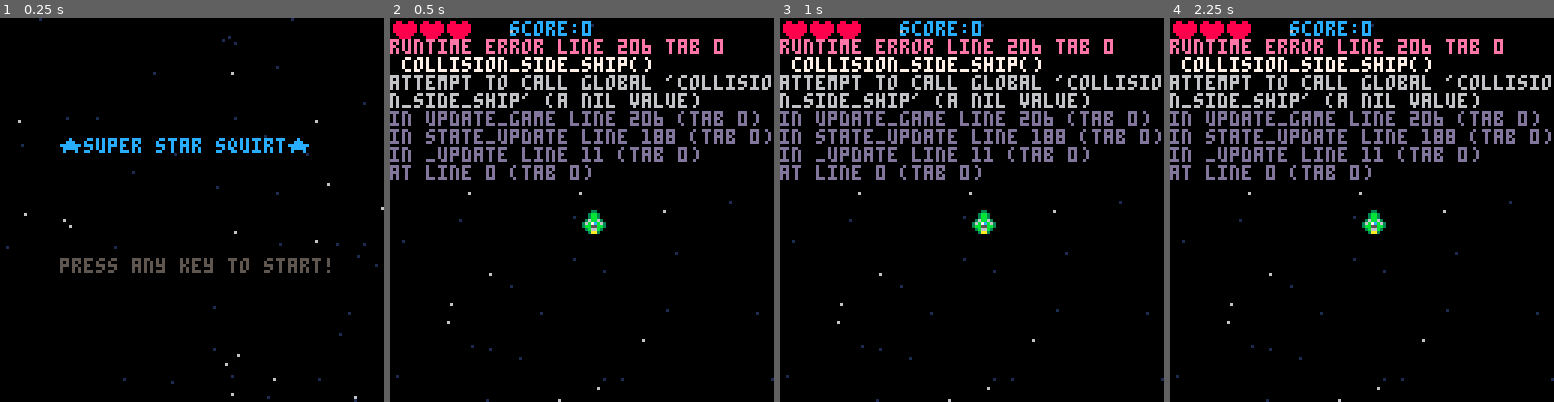
Above: before the commit, frames 1-4 (left to right).
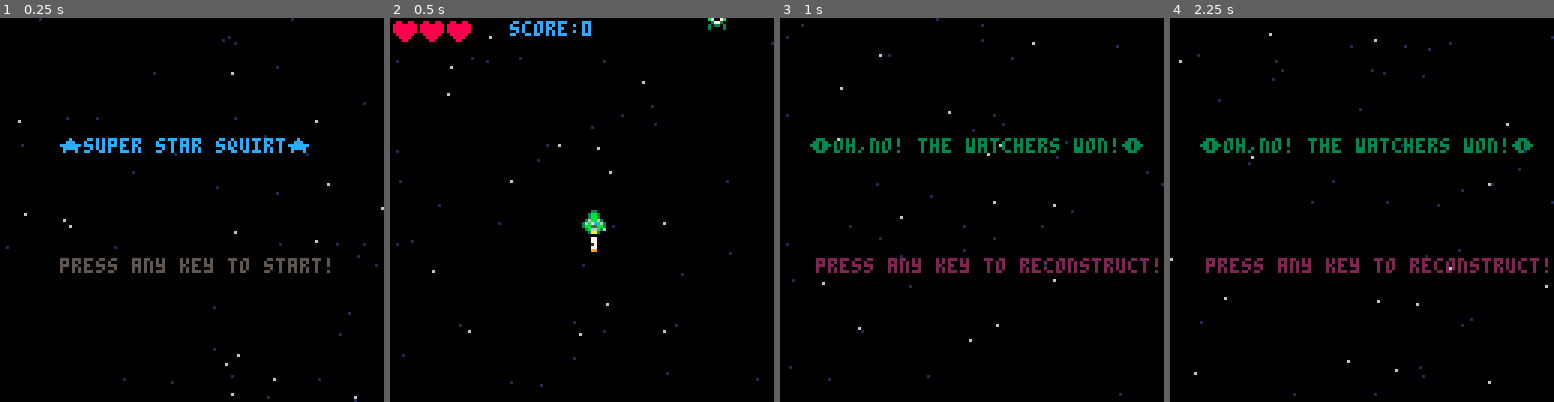
Above: after the commit, the same moments.

Repository: Slyfree3/Pixil-projects
Game: PICO-8 cartridge projects/shmup.p8
The game is run twice, just before and just after one commit, with the same random seed, the same clock (stepped at 60 frames per second) and the same inputs.
Inputs:
- Up to frame 1 (0.25 s): no input
- Up to frame 2 (0.5 s): tap X (X key) at 0.33 s
- Up to frame 3 (1 s): tap O (Z key) at 0.7 s
- Up to frame 4 (2.25 s): tap X (X key) at 1.07, 1.85 s; hold Right 1.6-2.1 s; tap O (Z key) at 1.7, 2.1 s; hold Up from 2.15 s (still down)

Frame 1 is identical in both runs. In frame 2, 11% of the frame differs, in the area x 0-100%, y 0-100%; in frame 3, 14%; in frame 4, 14%.
Error before the commit: runtime error line 206 tab 0; collision_side_ship(); attempt to call global 'collision_side_ship' (a nil value)

Commit message:
lua update

Diff:
--- a/projects/shmup.p8
+++ b/projects/shmup.p8
@@ -8,6 +8,7 @@
 #include update_game.lua
 #include draw_game.lua
 #include enemy.lua
+#include collision.lua
 -- main startup page
 
 
